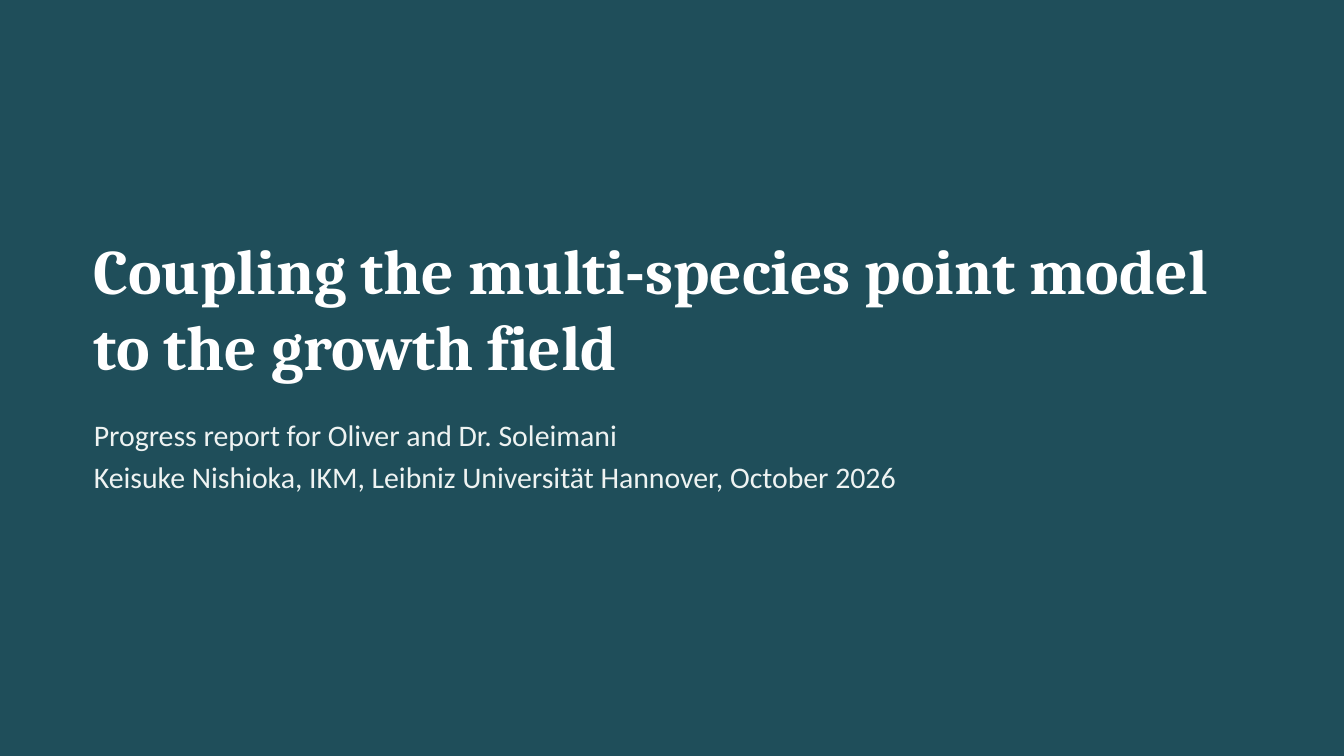
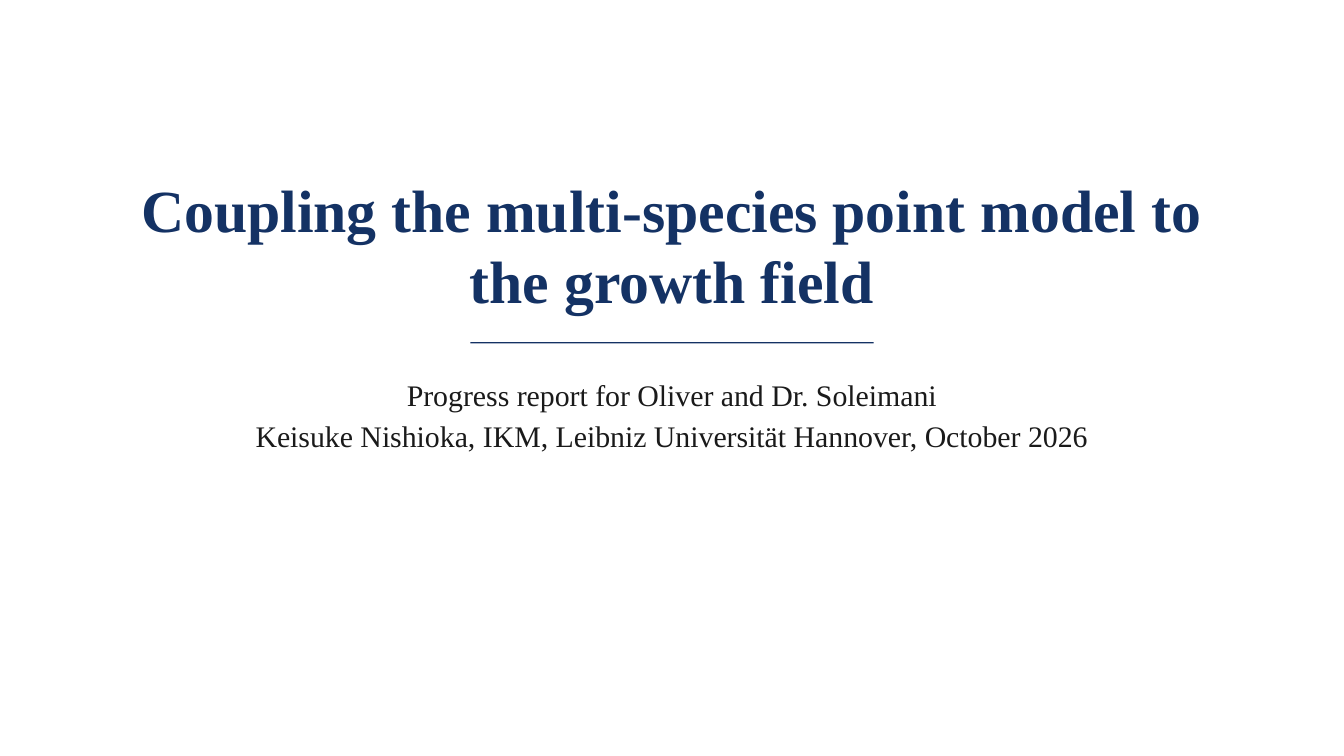
Before and after one commit to keisuke58/pde-fem-biofilm, a slide deck: slide 1 of slides_progress_2026-10.pptx. Drawn at 1344x756 pixels with LibreOffice and Linux fonts; fonts in the diff are those of the drawing. Boxes give left, top, right and bottom in pixels: in the first picture for what was removed or moved away, otherwise in the second. Text is boxed around its words. In the diff, an @@ line names an element or a change of style, - is before the commit and + after.

Commit message:
Progress deck (pptx) in the thesis style: Times, numbered captions, references

```diff
--- a/slides_progress_2026-10.pptx
+++ b/slides_progress_2026-10.pptx
@@ background #1F4E5A to #FFFFFF @@
@@ title "Coupling the multi-species point model ...": place and size @@
-title "Coupling the multi-species point model ..." at box(94, 250, 1207, 384)
+title "Coupling the multi-species point model ..." at box(141, 190, 1201, 315)
@@ title "Coupling the multi-species point model ..." at box(141, 190, 1201, 315): size 34 to 32 pt, font Cambria to Times New Roman, text colour #FFFFFF to #143264; alignment left to centre @@
@@ line added from (470, 343) to (874, 343), #143264 0.75 pt @@
@@ text "Progress report for Oliver and ...": place and size @@
-text "Progress report for Oliver and ..." at box(94, 425, 895, 492)
+text "Progress report for Oliver and ..." at box(256, 385, 1088, 452)
@@ text "Progress report for Oliver and ..." at box(256, 385, 1088, 452): font Calibri to Times New Roman, text colour #EEF3F2 to #1A1A1A; alignment left to centre @@
```
Also in this commit, not shown: 13 other slides changed, 1 slide added.
